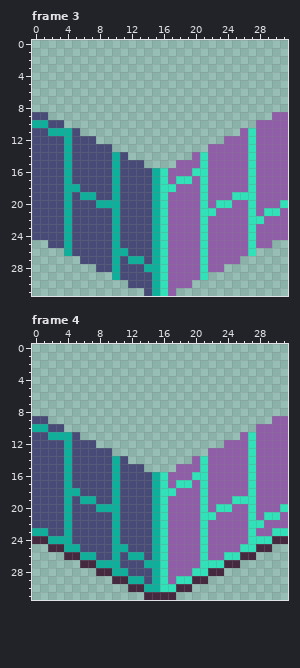
A pixel-art file gets an edit: Assets/Art/Stone/S_Wall_Stone_Dream_Cube.aseprite. The picture above was drawn from the file before the commit.
32x32 pixels, 4 frames. Shown: frame 3, frame 4. The commit also changed other frames, which this record leaves out.
After:
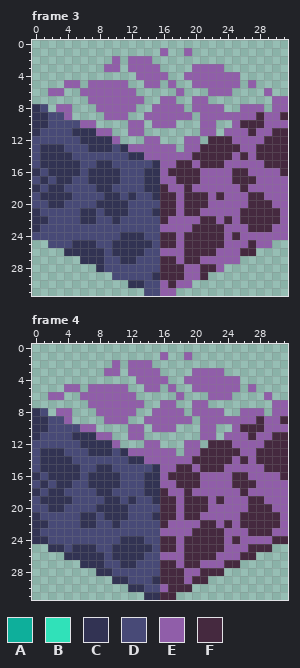
Palette (. is transparent): A #0eaf9b  B #30e1b9  C #323353  D #484a77  E #905ea9  F #45293f
Commit: Create dream stone cubes
Edits made:
layer "Layer 2" added
Changed rows in their new state; - is an unchanged pixel.
Frame 3, layers "Layer 2", "Sprite Sheet":
first column x 0:
 1 ----------------E--E------------
 2 ----------E-EEE-----------------
 3 ---------EE-EEEE----EEEE--------
 4 -------------EEEE--EEEEEEE------
 5 ----EE-EEEEE--EE-E--EEEEEE-E----
 6 --EE--EEEEEEE-----E---EEE----E--
 7 -------EEEEEEE--EE--EE--------EE
 8 CD-EE---EEEEE--EEEE-EEEE--EEE-EE
 9 CCDDE----EEE--EEEEEE-EEEEEEEFE-F
10 CC--DDEE----EE-EEE---EE--EFFF---
11 C-DDDCCCEE--EE-------EE-EE-F--FF
12 ----D-CCCCE---EE---EE-FFF--E-FFF
13 -CCCD--CCCDCEEEEEE-EEFFFFF-EFFFF
14 -CCCC-----D-CCEEEEEEFFFFF-FEFFFF
15 -CCCCC--CCD---DCEEFF-FFF---E-FFF
16 C-CCCC-CCCC---CCEFFFFE---FFE---F
17 -C-CC--CCCC---CCE-FFFE---FFF----
18 C-CCDD--CCD---CCFE-F-E----FE----
19 -CCCC-DD-CC-C--CFF-FFF-F-EEFF---
20 --CCD---CCCC---DFF-FFF-EE--FFF-E
21 C---D-CC-CCC---CFF-FFEE---FFFFF-
22 CC--D-CC--C----DF----FF-F-FFFFF-
23 C---D-----D----DE---FFFF---FFF--
24 ----D-----DCCC-DFF-FFFFF-F-E----
25 ----DCCC--CCCCCDFF-FFFFF---F----
26 ----CCCCC-CCCC-DE--FFFF---FF----
27 ------CCC-DCCD-DFF-FFE----------
28 --------C-D---DDFFF--FF---------
29 ----------D----CFFF--F----------
30 ------------CC-DEF--------------
31 ---------------DE---------------
Frame 4, layers "Layer 2", "Sprite Sheet":
first column x 0:
 1 ----------------E--E------------
 2 ----------E-EEE-----------------
 3 ---------EE-EEEE----EEEE--------
 4 -------------EEEE--EEEEEEE------
 5 ----EE-EEEEE--EE-E--EEEEEE-E----
 6 --EE--EEEEEEE-----E---EEE----E--
 7 -------EEEEEEE--EE--EE--------EE
 8 CD-EE---EEEEE--EEEE-EEEE--EEE-EE
 9 CCDDE----EEE--EEEEEE-EEEEEEEFE-F
10 CC--DDEE----EE-EEE---EE--EFFF---
11 C-DDDCCCEE--EE-------EE-EE-F--FF
12 ----D-CCCCE---EE---EE-FFF--E-FFF
13 -CCCD--CCCDCEEEEEE-EEFFFFF-EFFFF
14 -CCCC-----D-CCEEEEEEFFFFF-FEFFFF
15 -CCCCC--CCD---DCEEFF-FFF---E-FFF
16 C-CCCC-CCCC---CCEFFFFE---FFE---F
17 -C-CC--CCCC---CCE-FFFE---FFF----
18 C-CCDD--CCD---CCFE-F-E----FE----
19 -CCCC-DD-CC-C--CFF-FFF-F-EEFF---
20 --CCD---CCCC---DFF-FFF-EE--FFF-E
21 C---D-CC-CCC---CFF-FFEE---FFFFF-
22 CC--D-CC--C----DF----FF-F-FFFFF-
23 CD--D-----D----DE---FFFF---FFFEE
24 CCDDD-----DCCC-DFF-FFFFF-F-EEE--
25 --CCDCCC--CCCCCDFF-FFFFF--EF----
26 ----CCCCC-CCCC-DE--FFFF-EE------
27 ------CCCDDCC-DDFF-FFEEE--------
28 --------CCDD---DFFF-EF----------
29 ----------CCDD-CFFFE------------
30 ------------CCDDEF--------------
31 --------------CC----------------
